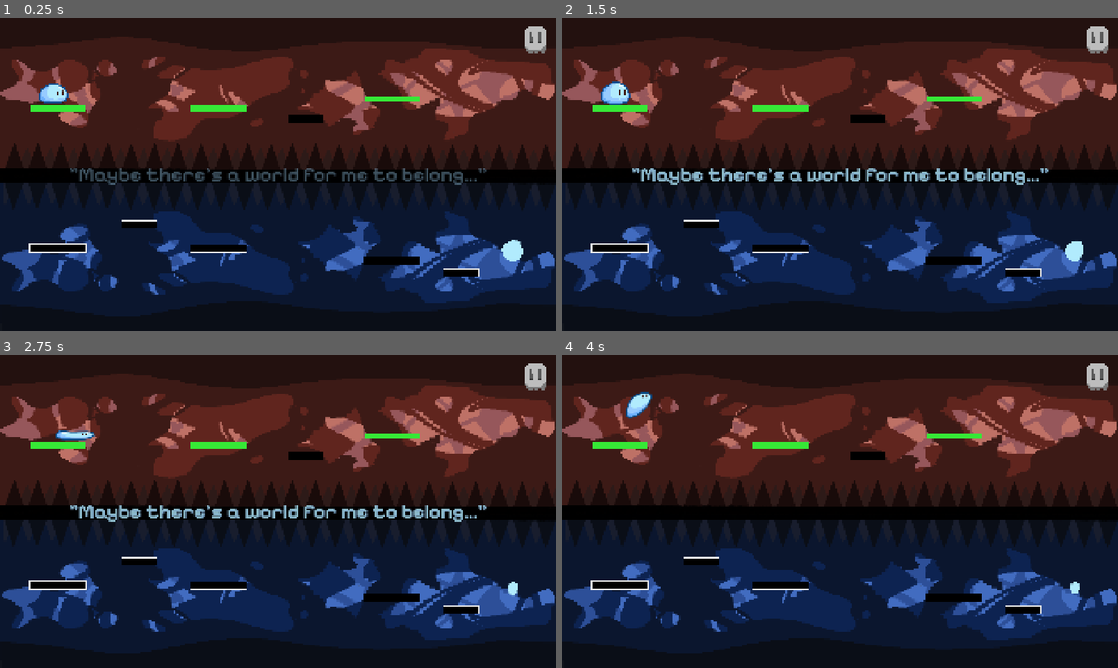
Above: before the commit, frames 1-4 (two rows, left to right).
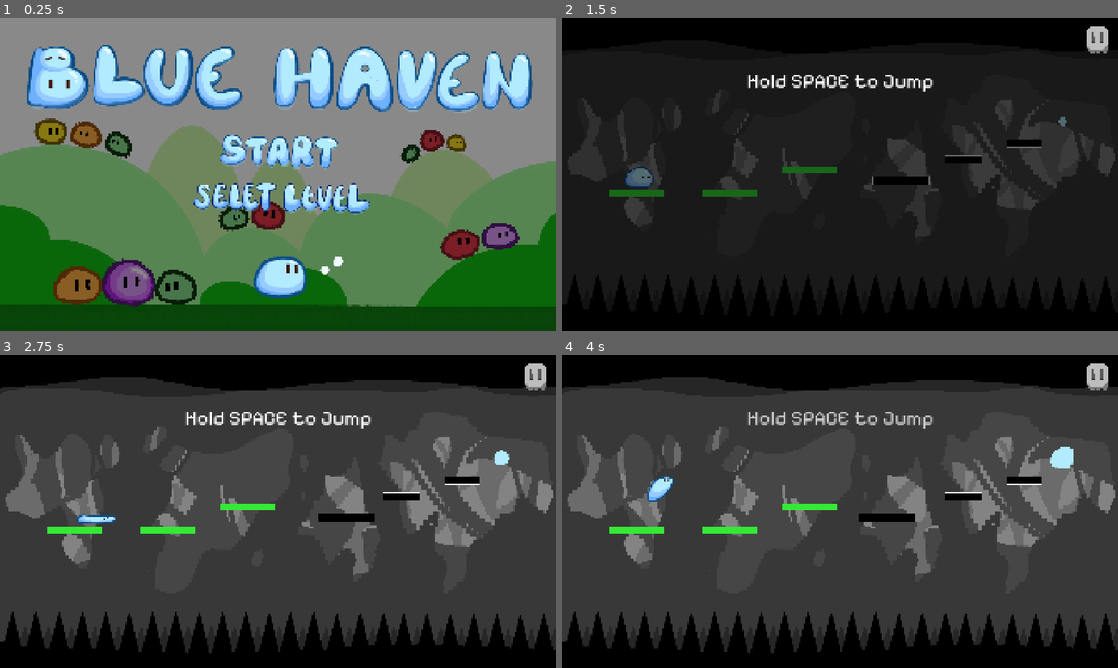
Above: after the commit, the same moments.

Repository: JianiLi98/Blue-Haven
Game: Godot game, scene res://scenes/start.tscn
Same seed, same stepped clock (60 frames per second), same inputs: the game is played once before the commit and once after it. Before the commit the project starts from res://scenes/Main3.tscn.
Inputs (mouse positions are in pixels of both pictures, inside the frame that each line leads up to):
- Up to frame 1 (0.25 s): no input
- Up to frame 2 (1.5 s): click (840, 152) at 0.52 s; hold Up (ui_up) from 1.28 s (still down)
- Up to frame 3 (2.75 s): keep holding Up (ui_up); tap Space (jump) at 1.52, 2.27 s
- Up to frame 4 (4 s): release Up (ui_up) at 2.78 s; hold Down (ui_down) 2.78-3.53 s; hold Up (ui_up) from 3.53 s (still down); tap Space (jump) at 3.77 s

The runs differ from the first frame. In frame 1, 99% of the frame differs, in the area x 0-100%, y 0-100%; in frame 2, 68%; in frame 3, 90%; in frame 4, 90%.

Commit message:
adjust ui and added website resources and game finalised NO BUG

Diff:
--- a/SelectLevel.tscn
+++ b/SelectLevel.tscn
@@ -25,15 +25,9 @@
 color = Color(0, 0, 0, 0.556863)
 
 [node name="Panel" type="Panel" parent="."]
-anchors_preset = 8
-anchor_left = 0.5
-anchor_top = 0.5
-anchor_right = 0.5
-anchor_bottom = 0.5
-offset_left = -480.0
-offset_top = -228.0
-offset_right = 480.0
-offset_bottom = 308.0
+anchors_preset = 15
+anchor_right = 1.0
+anchor_bottom = 1.0
 grow_horizontal = 2
 grow_vertical = 2
 theme_override_styles/panel = SubResource("StyleBoxFlat_3kmym")
@@ -69,10 +63,10 @@
 
 [node name="CloseButton" type="Button" parent="Panel"]
 layout_mode = 2
-offset_left = 339.0
-offset_top = 349.0
-offset_right = 619.0
-offset_bottom = 453.0
+offset_left = 824.0
+offset_top = 680.0
+offset_right = 1104.0
+offset_bottom = 784.0
 theme_override_fonts/font = ExtResource("8_3kmym")
 theme_override_font_sizes/font_size = 75
 text = "Close"
--- a/project.godot
+++ b/project.godot
@@ -11,7 +11,7 @@
 [application]
 
 config/name="Slime-Go"
-run/main_scene="uid://cf5o6l0snnfjl"
+run/main_scene="uid://dm4r7rd3gts8a"
 config/features=PackedStringArray("4.4", "Forward Plus")
 config/icon="res://icon.svg"
 
--- a/scenes/Main.tscn
+++ b/scenes/Main.tscn
@@ -40,6 +40,9 @@
 [sub_resource type="CapsuleShape2D" id="CapsuleShape2D_vcsgt"]
 radius = 32.0
 height = 80.0
+
+[sub_resource type="StyleBoxFlat" id="StyleBoxFlat_ft6cd"]
+bg_color = Color(0, 0.105882, 0.25098, 0.933333)
 
 [node name="Main" type="Node2D"]
 script = ExtResource("1_0bbpv")
@@ -144,6 +147,7 @@
 offset_bottom = 1047.0
 grow_horizontal = 2
 grow_vertical = 2
+theme_override_styles/panel = SubResource("StyleBoxFlat_ft6cd")
 
 [node name="Label" type="Label" parent="PauseUI/Control/PausePanel"]
 layout_mode = 1
--- a/scenes/Main2.tscn
+++ b/scenes/Main2.tscn
@@ -29,6 +29,9 @@
 [sub_resource type="RectangleShape2D" id="RectangleShape2D_6ytyv"]
 size = Vector2(108.75, 70.5)
 
+[sub_resource type="StyleBoxFlat" id="StyleBoxFlat_orwa5"]
+bg_color = Color(0, 0.105882, 0.25098, 0.933333)
+
 [node name="Main2" type="Node2D"]
 script = ExtResource("1_haedj")
 
@@ -178,6 +181,7 @@
 offset_bottom = 1047.0
 grow_horizontal = 2
 grow_vertical = 2
+theme_override_styles/panel = SubResource("StyleBoxFlat_orwa5")
 
 [node name="Label" type="Label" parent="PauseUI/Control/PausePanel"]
 layout_mode = 1
--- a/scenes/Main3.tscn
+++ b/scenes/Main3.tscn
@@ -20,6 +20,9 @@
 [ext_resource type="Texture2D" uid="uid://bnxyepgy8w86c" path="res://assets/fonts/exit.png" id="16_hbsol"]
 [ext_resource type="Texture2D" uid="uid://fm0lfwe1udxn" path="res://assets/fonts/exit_hover.png" id="17_netlo"]
 
+[sub_resource type="StyleBoxFlat" id="StyleBoxFlat_ovfy1"]
+bg_color = Color(0, 0.105882, 0.25098, 0.933333)
+
 [sub_resource type="CapsuleShape2D" id="CapsuleShape2D_f3j86"]
 radius = 72.0
 height = 144.0
@@ -115,6 +118,7 @@
 offset_bottom = 1047.0
 grow_horizontal = 2
 grow_vertical = 2
+theme_override_styles/panel = SubResource("StyleBoxFlat_ovfy1")
 
 [node name="Label" type="Label" parent="PauseUI/Control/PausePanel"]
 layout_mode = 1
--- /dev/null
+++ b/scenes/SelectLevel copy.tscn
@@ -0,0 +1,78 @@
+[gd_scene load_steps=10 format=3 uid="uid://cse6mpb178o3n"]
+
+[ext_resource type="Script" path="res://scripts/select_level.gd" id="1_3kmym"]
+[ext_resource type="Texture2D" uid="uid://daq34k4732ju6" path="res://assets/fonts/1.png" id="2_3kmym"]
+[ext_resource type="Texture2D" uid="uid://c15l1m75jwj83" path="res://assets/fonts/1_hover.png" id="3_skfyt"]
+[ext_resource type="Texture2D" uid="uid://bqxey6bhbtsed" path="res://assets/fonts/2.png" id="4_okid2"]
+[ext_resource type="Texture2D" uid="uid://yhbwxwch7g8f" path="res://assets/fonts/2_hover.png" id="5_mhxap"]
+[ext_resource type="Texture2D" uid="uid://xorc50ayc0xq" path="res://assets/fonts/3.png" id="6_61oc2"]
+[ext_resource type="Texture2D" uid="uid://bto2bc7rk3v81" path="res://assets/fonts/3_hover.png" id="7_8e6ej"]
+[ext_resource type="FontFile" uid="uid://bsijbqsdnsrt7" path="res://assets/PixelifySans-VariableFont_wght.ttf" id="8_3kmym"]
+
+[sub_resource type="StyleBoxFlat" id="StyleBoxFlat_3kmym"]
+bg_color = Color(0, 0.105882, 0.25098, 0.933333)
+
+[node name="LevelSelectUI" type="CanvasLayer"]
+script = ExtResource("1_3kmym")
+
+[node name="Dimmer" type="ColorRect" parent="."]
+visible = false
+anchors_preset = 15
+anchor_right = 1.0
+anchor_bottom = 1.0
+grow_horizontal = 2
+grow_vertical = 2
+color = Color(0, 0, 0, 0.556863)
+
+[node name="Panel" type="Panel" parent="."]
+anchors_preset = 8
+anchor_left = 0.5
+anchor_top = 0.5
+anchor_right = 0.5
+anchor_bottom = 0.5
+offset_left = -480.0
+offset_top = -228.0
+offset_right = 480.0
+offset_bottom = 308.0
+grow_horizontal = 2
+grow_vertical = 2
+theme_override_styles/panel = SubResource("StyleBoxFlat_3kmym")
+
+[node name="VBoxContainer" type="HBoxContainer" parent="Panel"]
+layout_mode = 1
+anchors_preset = -1
+anchor_left = 0.5
+anchor_top = 0.5
+anchor_right = 0.5
+anchor_bottom = 0.5
+offset_left = -301.0
+offset_top = -152.0
+offset_right = 299.0
+offset_bottom = 7.0
+theme_override_constants/separation = 180
+alignment = 1
+
+[node name="Level1Button" type="TextureButton" parent="Panel/VBoxContainer"]
+layout_mode = 2
+texture_normal = ExtResource("2_3kmym")
+texture_hover = ExtResource("3_skfyt")
+
+[node name="Level2Button" type="TextureButton" parent="Panel/VBoxContainer"]
+layout_mode = 2
+texture_normal = ExtResource("4_okid2")
+texture_hover = ExtResource("5_mhxap")
+
+[node name="Level3Button" type="TextureButton" parent="Panel/VBoxContainer"]
+layout_mode = 2
+texture_normal = ExtResource("6_61oc2")
+texture_hover = ExtResource("7_8e6ej")
+
+[node name="CloseButton" type="Button" parent="Panel"]
+layout_mode = 2
+offset_left = 339.0
+offset_top = 349.0
+offset_right = 619.0
+offset_bottom = 453.0
+theme_override_fonts/font = ExtResource("8_3kmym")
+theme_override_font_sizes/font_size = 75
+text = "Close"
--- a/scenes/end.tscn
+++ b/scenes/end.tscn
@@ -76,9 +76,8 @@
 shape = SubResource("RectangleShape2D_ee763")
 
 [node name="Platform" parent="." instance=ExtResource("5_o5lv4")]
-position = Vector2(356, 410)
+position = Vector2(356, 413)
 scale = Vector2(2.5, 2.5)
-metadata/_edit_lock_ = true
 
 [node name="cliff" type="Sprite2D" parent="."]
 position = Vector2(-52, -251)
Not shown, removed: Blue-Haven-Export/index.apple-touch-icon.png.import
Not shown, removed: Blue-Haven-Export/index.icon.png.import
Not shown, removed: Blue-Haven-Export/index.png.import
Not shown: 1 places in SelectLevel.tscn that only renumber resources
Not shown, changed: export_presets.cfg
Not shown: 1 places in scenes/Main.tscn that only renumber resources
Not shown: 1 places in scenes/Main2.tscn that only renumber resources
Not shown: 1 places in scenes/Main3.tscn that only renumber resources
Not shown: 1 places in scenes/start.tscn that only renumber resources
Binary file added: website_resources/2.png
Binary file added: website_resources/3.png
Binary file added: website_resources/4.png
(and 9 more such lines)
